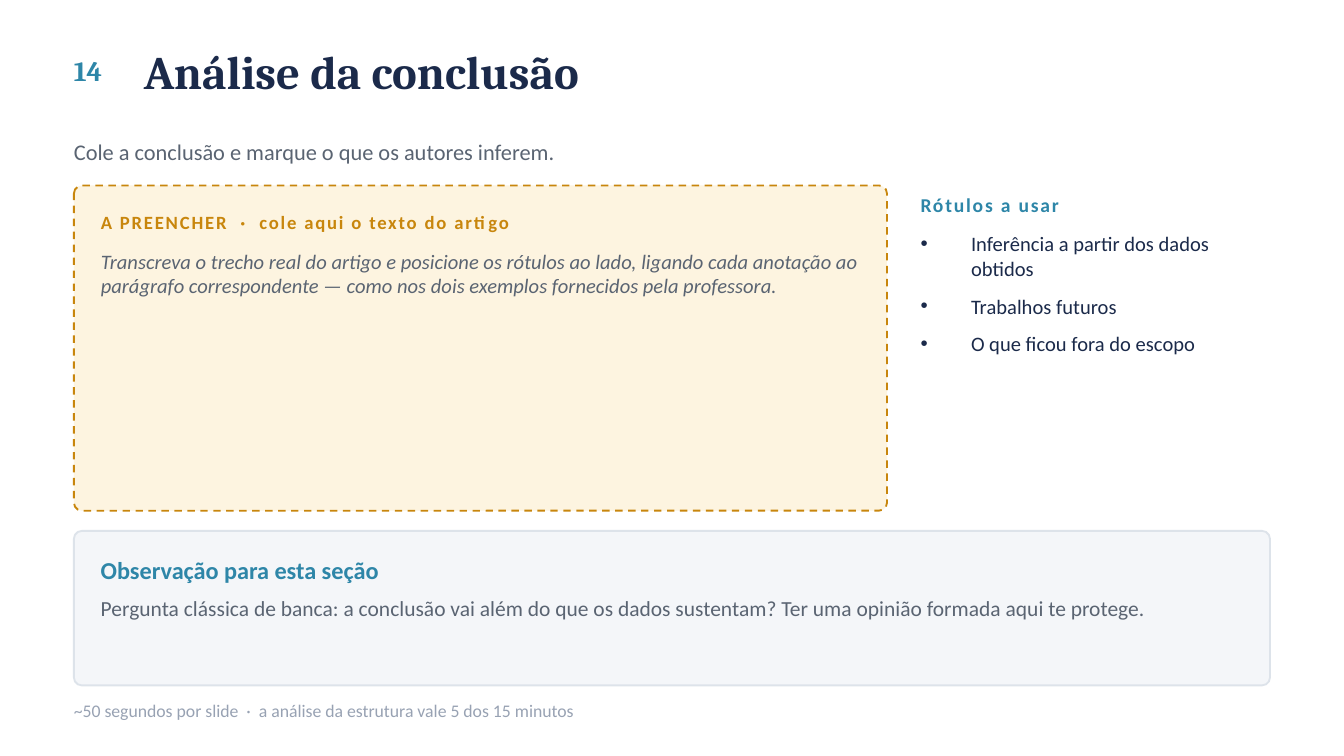
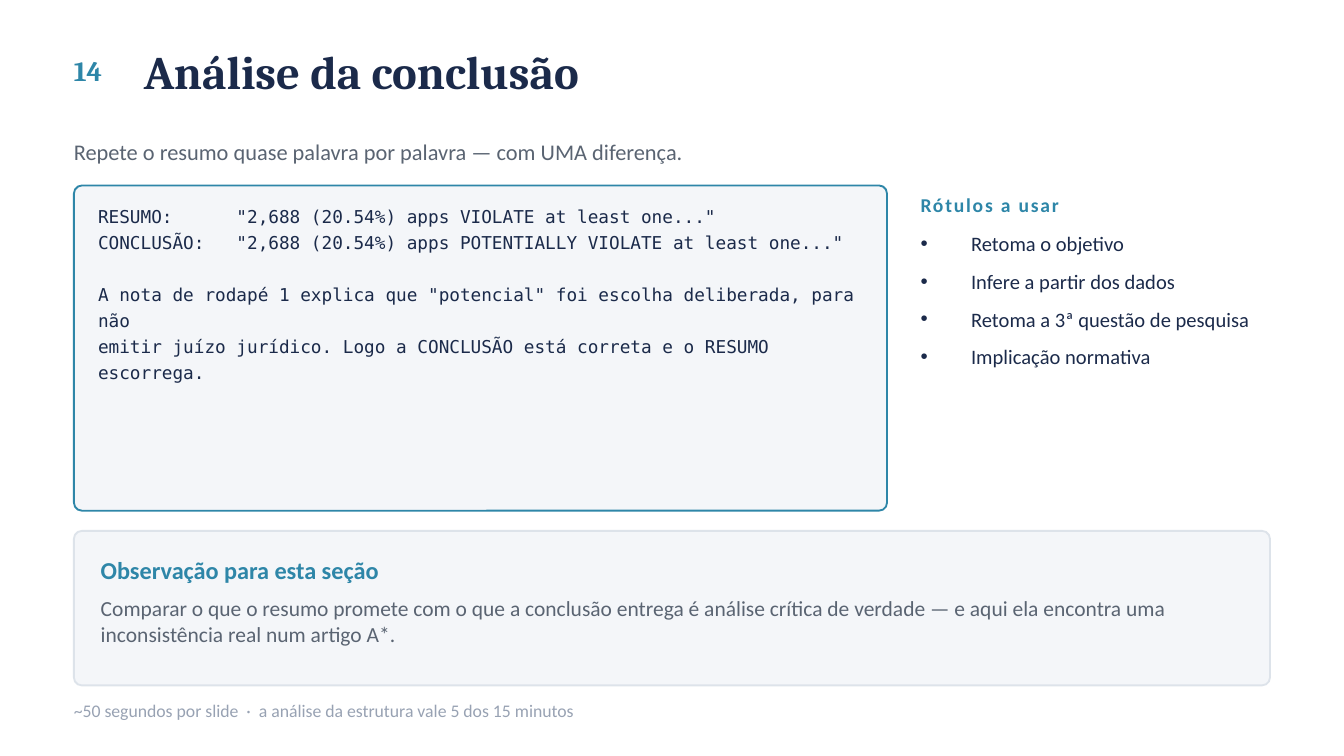
Before and after one commit to ClaudioAMF1/TCC, a slide deck: slide 15 of seminario/seminario-analise-de-artigo.pptx. Drawn at 1344x756 pixels with LibreOffice and Linux fonts; fonts in the diff are those of the drawing. Boxes give left, top, right and bottom in pixels: in the first picture for what was removed or moved away, otherwise in the second. Text is boxed around its words. In the diff, an @@ line names an element or a change of style, - is before the commit and + after.

```diff
--- a/seminario/seminario-analise-de-artigo.pptx
+++ b/seminario/seminario-analise-de-artigo.pptx
@@ text at box(74, 144, 682, 164): text changed @@
-Cole a conclusão e marque o que os autores inferem.
+Repete o resumo quase palavra por palavra — com UMA diferença.
@@ rounded rectangle at box(74, 185, 887, 511): fill #FDF4E0 to #F4F6F9; outline #C8860D 1 pt dashed to #2E86A8 1 pt @@
@@ text added at box(98, 209, 854, 383), 9.5 pt, text #1B2A4A @@
+RESUMO: "2,688 (20.54%) apps VIOLATE at least one..."
+CONCLUSÃO: "2,688 (20.54%) apps POTENTIALLY VIOLATE at least one..."
+A nota de rodapé 1 explica que "potencial" foi escolha deliberada, para não
+emitir juízo jurídico. Logo a CONCLUSÃO está correta e o RESUMO escorrega.
@@ text removed at box(101, 216, 447, 232) @@
-A PREENCHER · cole aqui o texto do artigo
@@ text at box(971, 236, 1249, 368): text changed @@
-• Inferência a partir dos dados obtidos
-• Trabalhos futuros
-• O que ficou fora do escopo
+• Retoma o objetivo
+• Infere a partir dos dados
+• Retoma a 3ª questão de pesquisa
+• Implicação normativa
@@ text removed at box(101, 254, 857, 297) @@
-Transcreva o trecho real do artigo e posicione os rótulos ao lado, ligando cada anotação ao parágrafo correspondente — como nos dois exemplos fornecidos pela professora.
@@ text at box(101, 601, 1165, 646): text changed @@
-Pergunta clássica de banca: a conclusão vai além do que os dados sustentam? Ter uma opinião formada aqui te protege.
+Comparar o que o resumo promete com o que a conclusão entrega é análise crítica de verdade — e aqui ela encontra uma inconsistência real num artigo A*.
```
Also in this commit, not shown: 8 other slides changed, 3 other files.
